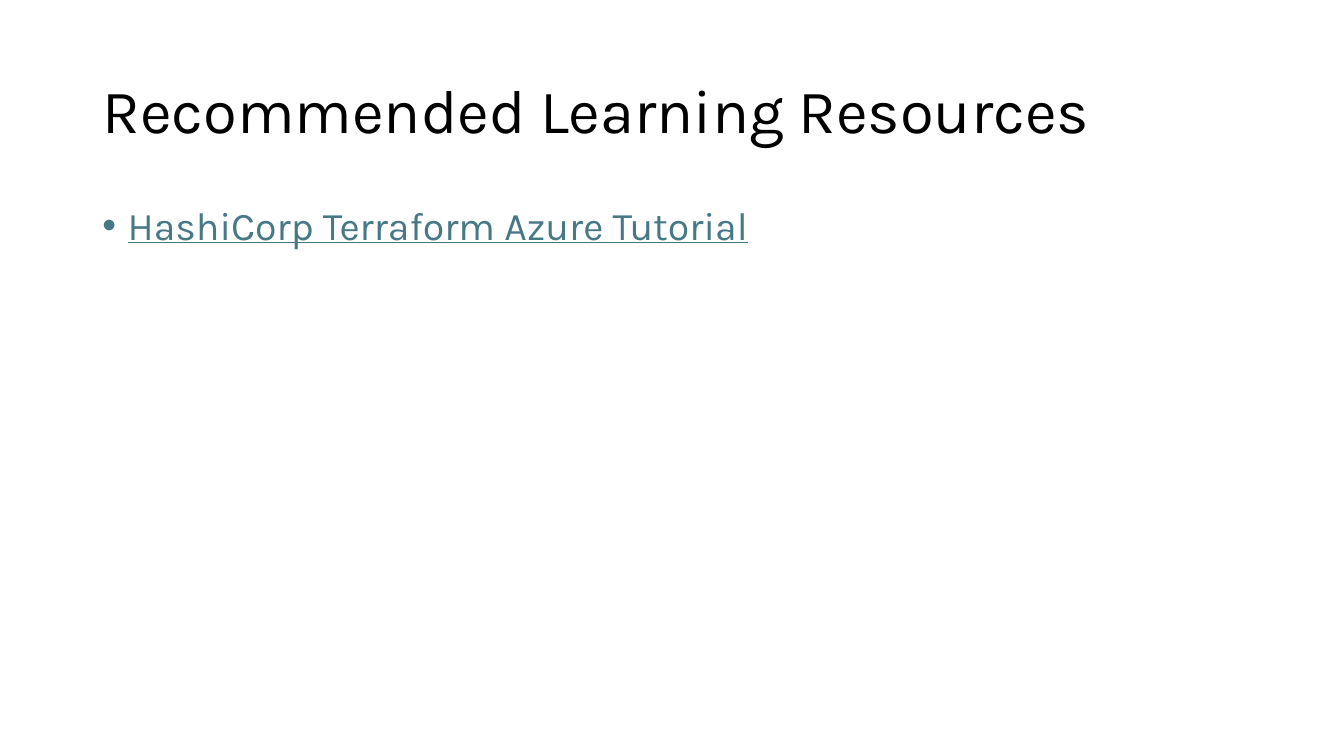
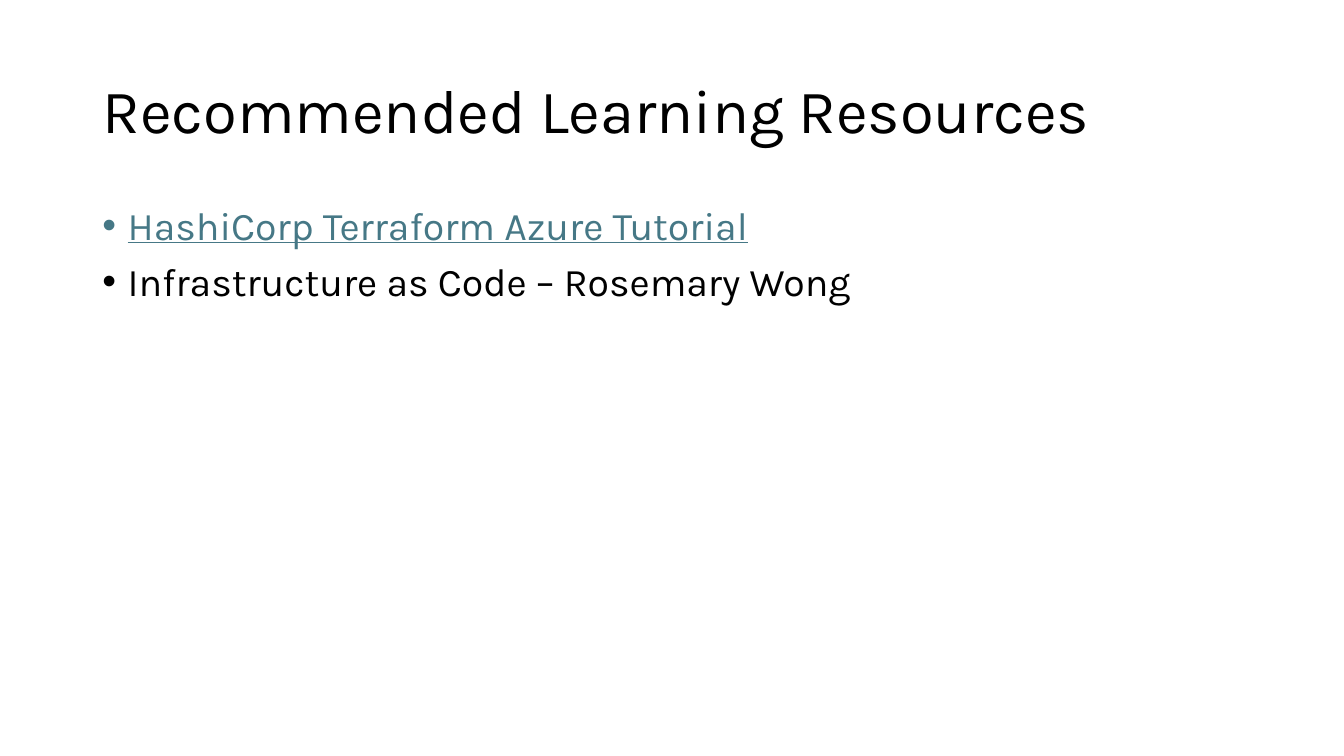
Before and after one commit to 2good4hisowngood/Terraform-tech-talk, a slide deck: slide 10 of Terraform Tech Talk.pptx (slide 9 before the commit). Drawn at 1344x756 pixels with LibreOffice and Linux fonts; fonts in the diff are those of the drawing. Boxes give left, top, right and bottom in pixels: in the first picture for what was removed or moved away, otherwise in the second. Text is boxed around its words. In the diff, an @@ line names an element or a change of style, - is before the commit and + after.

```diff
--- a/Terraform Tech Talk.pptx
+++ b/Terraform Tech Talk.pptx
@@ text at (128, 269, 851, 306): paragraph added @@
+• Infrastructure as Code – Rosemary Wong
```
Also in this commit, not shown: 3 other slides changed, 1 slide added.
